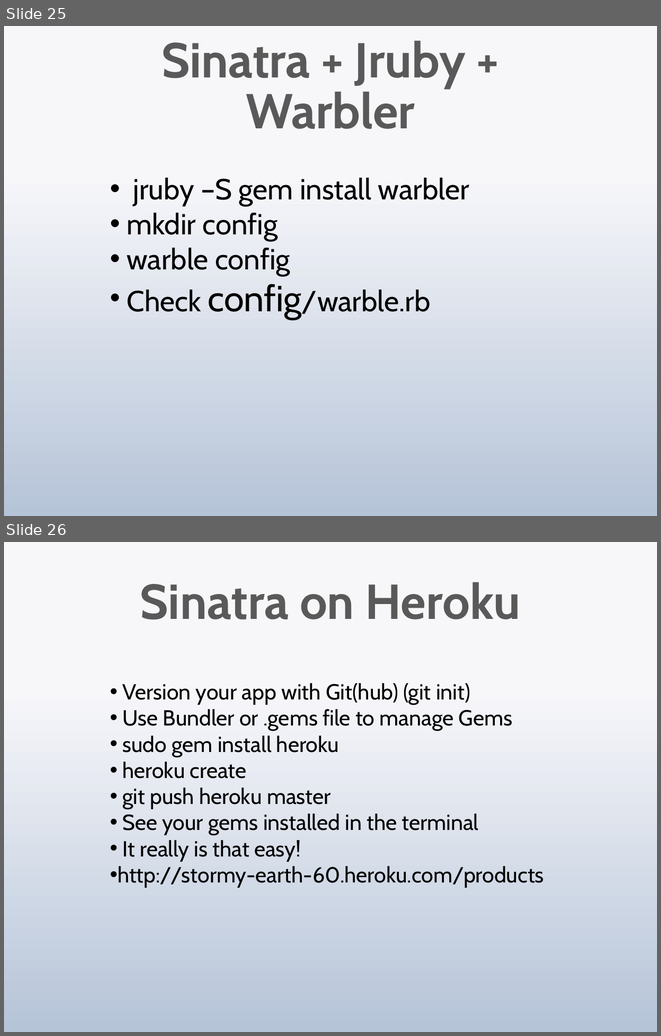
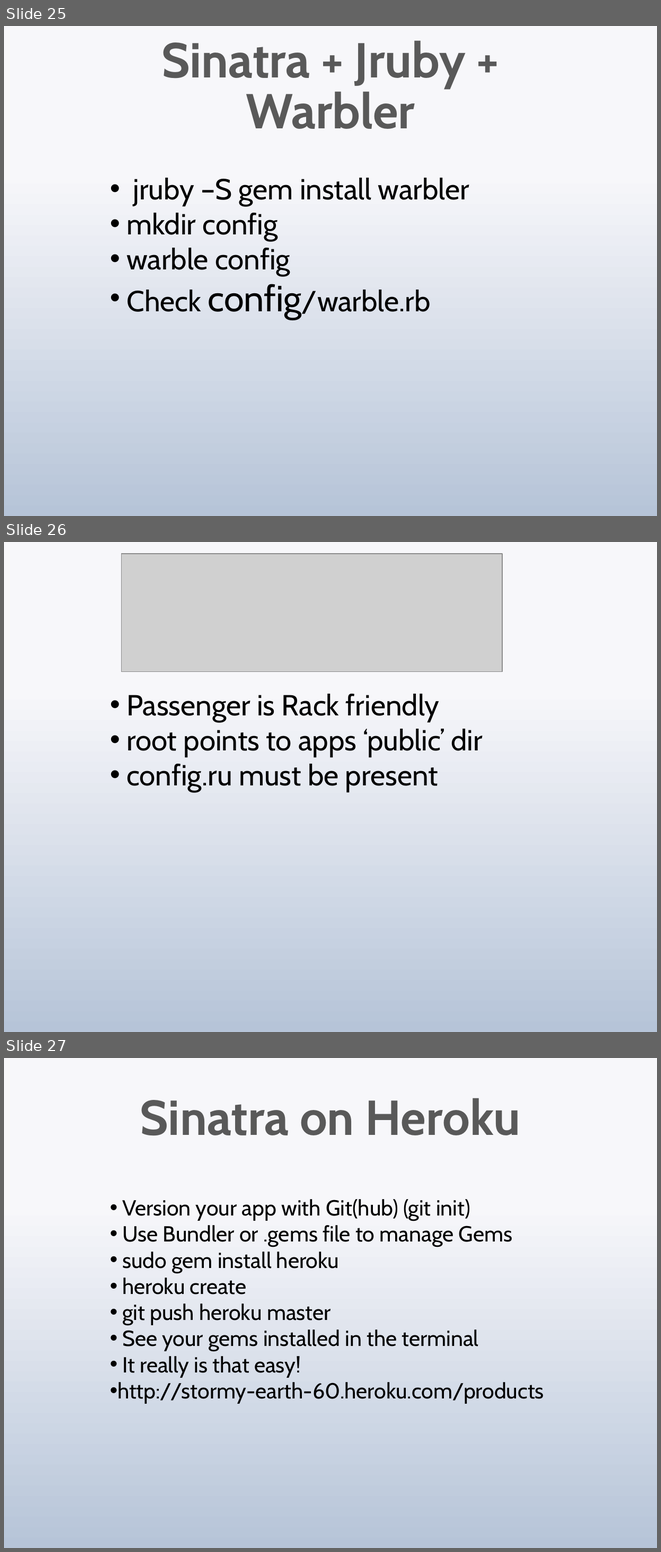
Before and after one commit to techwhizbang/sinatra_slideshow, a slide deck: sinatra.pptx. Shown one above the other, each under a label of ours: slides 25 and 26 before the commit, slides 25, 26 and 27 after it. The pictures are 661x1036 and 661x1552 pixels, drawn with LibreOffice and Linux fonts; fonts in the diff are those of the drawing; grey boxes stand for pictures. Boxes give left, top, right and bottom in pixels: in the first picture for what was removed or moved away, otherwise in the second. Text is boxed around its words. In the diff, an @@ line names an element or a change of style, - is before the commit and + after.

```diff
--- a/sinatra.pptx
+++ b/sinatra.pptx
@@ slide 26 added at (x1=4, y1=542, x2=657, y2=1032), background gradient #F7F9FB to #B7C6D9 @@
@@ picture added at (x1=122, y1=554, x2=502, y2=672) @@
@@ text added at (x1=126, y1=694, x2=483, y2=792), 32 pt, text #000000 @@
+• Passenger is Rack friendly
+• root points to apps ‘public’ dir
+• config.ru must be present
@@ what was slide 26 is now slide 27 @@
```
Also in this commit, not shown: 1 other file.
